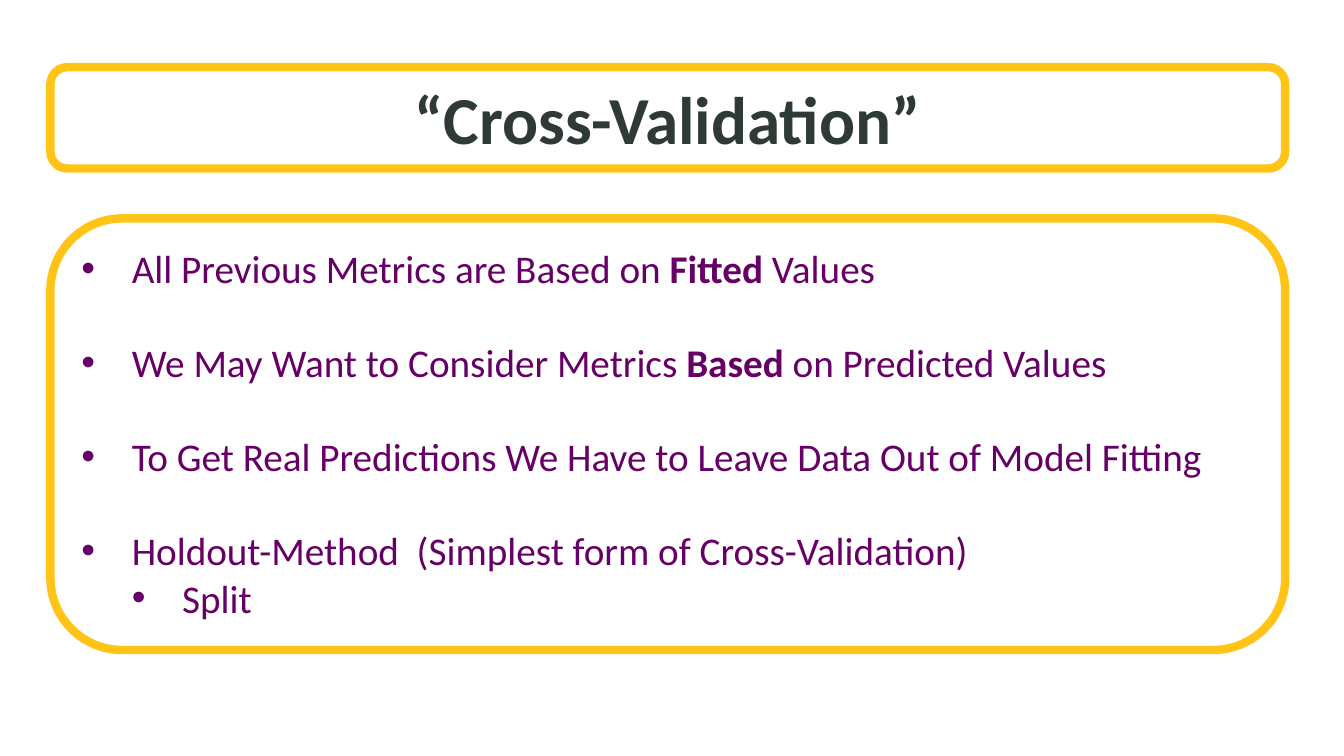
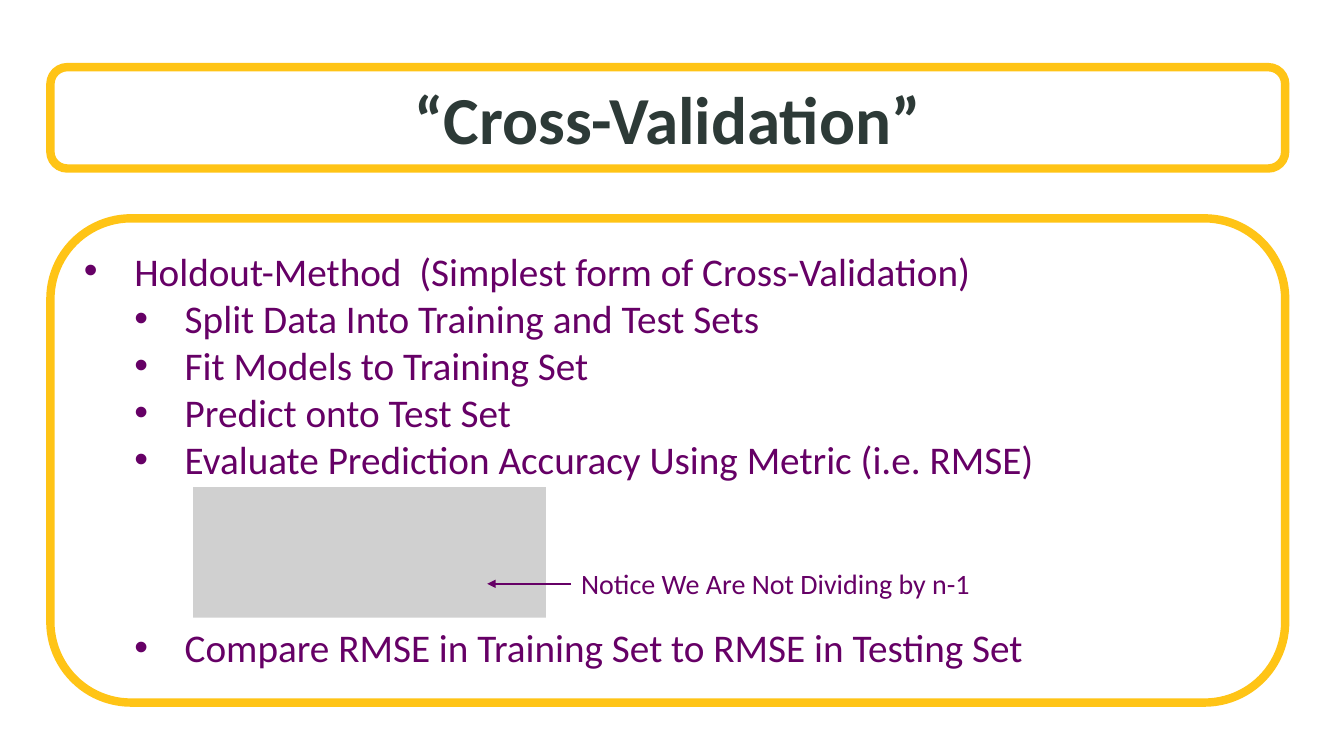
Before and after one commit to SuperMarioGiacomazzo/STOR455_WEBSITE, a slide deck: slide 4 of Lectures/21 - Cross Validation.pptx. Drawn at 1344x756 pixels with LibreOffice and Linux fonts; fonts in the diff are those of the drawing; grey boxes stand for pictures; background and template pictures are left out. Boxes give left, top, right and bottom in pixels: in the first picture for what was removed or moved away, otherwise in the second. Text is boxed around its words. In the diff, an @@ line names an element or a change of style, - is before the commit and + after.

```diff
--- a/Lectures/21 - Cross Validation.pptx
+++ b/Lectures/21 - Cross Validation.pptx
@@ rounded rectangle "Holdout-Method (Simplest form of Cross-Validation)": place and size @@
-rounded rectangle "Holdout-Method (Simplest form of Cross-Validation)" at <box>50,219,1286,650</box>
+rounded rectangle "Holdout-Method (Simplest form of Cross-Validation)" at <box>50,219,1286,703</box>
@@ text in rounded rectangle at <box>132,255,1201,478</box>: paragraphs removed @@
-• All Previous Metrics are Based on Fitted Values
-• We May Want to Consider Metrics Based on Predicted Values
-• To Get Real Predictions We Have to Leave Data Out of Model Fitting
@@ text in rounded rectangle at <box>185,305,1034,669</box>: text changed @@
-  • Split
+  • Split Data Into Training and Test Sets
+  • Fit Models to Training Set
+  • Predict onto Test Set
+  • Evaluate Prediction Accuracy Using Metric (i.e. RMSE)
+  • Compare RMSE in Training Set to RMSE in Testing Set
@@ picture added at <box>194,487,546,617</box> @@
@@ arrow added from (572, 584) to (487, 584), #660066 1.5 pt @@
@@ text added at <box>581,574,969,599</box>, 20 pt, text #660066 @@
+Notice We Are Not Dividing by n-1
```
Also in this commit, not shown: 1 other slide changed, 3 slides added, 3 slides removed, 14 other files.
